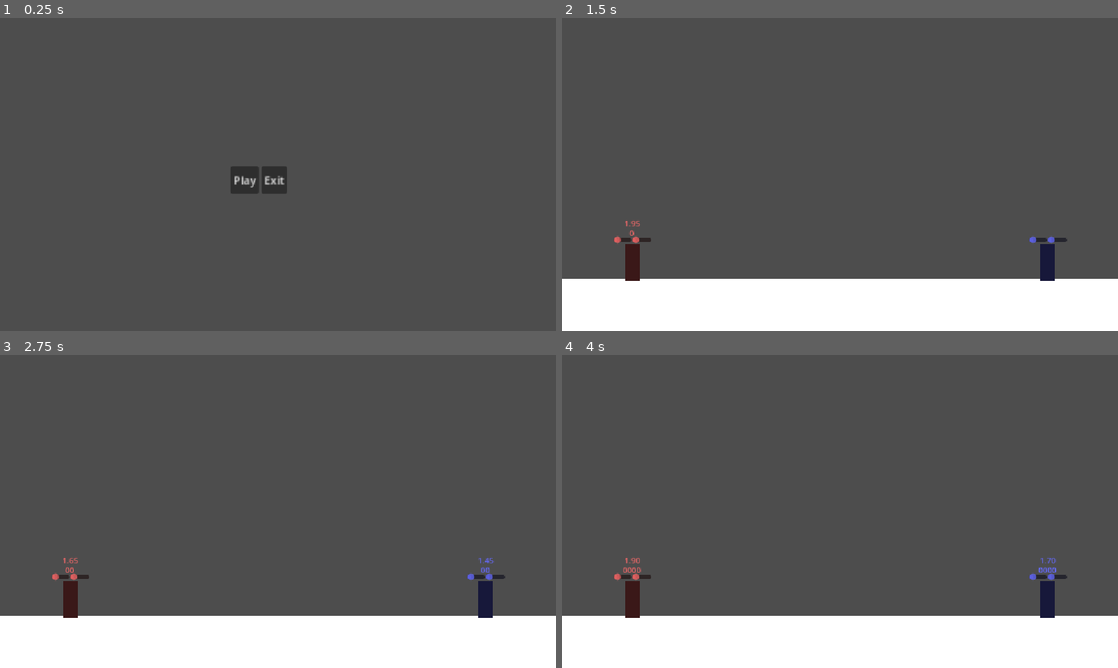
Above: before the commit, frames 1-4 (two rows, left to right).
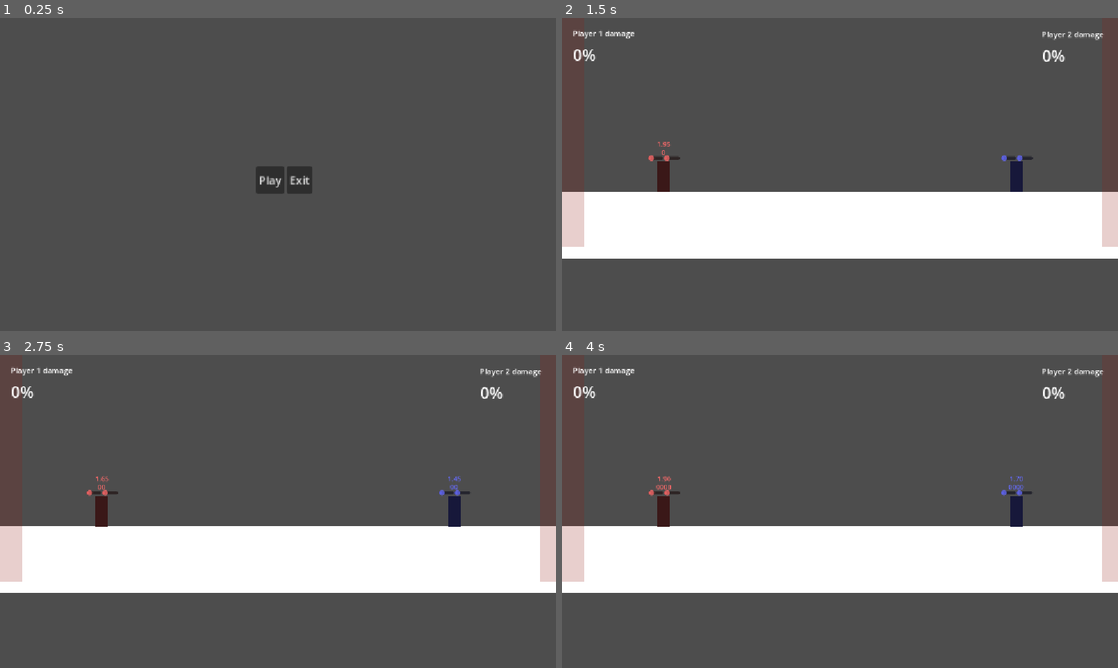
Above: after the commit, the same moments.

Repository: Bolb2019/OneKey
Game: Godot game, scene res://UI/menu.tscn
The game is run twice, just before and just after one commit, with the same random seed, the same clock (stepped at 60 frames per second) and the same inputs.
Inputs (mouse positions are in pixels of both pictures, inside the frame that each line leads up to):
- Up to frame 1 (0.25 s): no input
- Up to frame 2 (1.5 s): click "Play" at 0.5 s; tap Enter at 1.25 s; move the mouse to (962, 158) at 1.27 s; hold Right from 1.28 s (still down); tap Q (OneKey_L) at 1.35 s; click (962, 158) at 1.42 s
- Up to frame 3 (2.75 s): keep holding Right; tap Up at 1.52, 2.27 s; tap N (OneKey_R) at 1.55, 2.1 s; move the mouse to (166, 527) at 2.02 s; tap Q (OneKey_L) at 2.3 s
- Up to frame 4 (4 s): tap Space at 2.75 s; move the mouse to (895, 442) at 2.77 s; release Right at 2.78 s; hold Left 2.78-3.53 s; tap Q (OneKey_L) at 2.85, 3.8 s; tap N (OneKey_R) at 3.05, 3.6 s; tap Enter at 3.5 s; move the mouse to (812, 574) at 3.52 s; hold Right from 3.53 s (still down); click (812, 574) at 3.67 s; tap Up at 3.77 s

The runs differ from the first frame. In frame 1, 0.8% of the frame differs, in the area x 41-57%, y 47-56%; in frame 2, 39%; in frame 3, 39%; in frame 4, 40%, in the area x 0-100%, y 3-100%.

Commit message:
Map and movement/attack changes

Diff:
--- a/Main/Main.tscn
+++ b/Main/Main.tscn
@@ -1,47 +1,131 @@
 [gd_scene format=3 uid="uid://b843qeof3a3fe"]
 
+[ext_resource type="Script" uid="uid://dxv0y2bvbr11d" path="res://Main/camera.gd" id="1_83ytx"]
 [ext_resource type="PackedScene" uid="uid://bhfg834if323s" path="res://Player/Player.tscn" id="1_lxy7q"]
 
 [sub_resource type="RectangleShape2D" id="RectangleShape2D_rxg2q"]
 size = Vector2(4454, 233)
 
+[sub_resource type="RectangleShape2D" id="RectangleShape2D_83ytx"]
+size = Vector2(1541, 2315)
+
+[sub_resource type="RectangleShape2D" id="RectangleShape2D_amygn"]
+size = Vector2(536.5, 2320)
+
+[sub_resource type="LabelSettings" id="LabelSettings_83ytx"]
+font_size = 33
+
 [node name="Node2D" type="Node2D" unique_id=1966251440]
 
-[node name="StaticBody2D" type="StaticBody2D" parent="." unique_id=1377056893]
-position = Vector2(5, 4)
+[node name="Floor" type="StaticBody2D" parent="." unique_id=1377056893]
+position = Vector2(5, -228)
+scale = Vector2(0.7, 0.7)
 
-[node name="ColorRect" type="ColorRect" parent="StaticBody2D" unique_id=49552153]
+[node name="ColorRect" type="ColorRect" parent="Floor" unique_id=49552153]
 offset_left = -2239.0
 offset_top = -117.0
 offset_right = 2222.0
 offset_bottom = 116.0
 metadata/_edit_use_anchors_ = true
 
-[node name="CollisionShape2D" type="CollisionShape2D" parent="StaticBody2D" unique_id=1294998750]
+[node name="CollisionShape2D" type="CollisionShape2D" parent="Floor" unique_id=1294998750]
 position = Vector2(-10, 0)
 shape = SubResource("RectangleShape2D_rxg2q")
 
-[node name="ColorRect2" type="ColorRect" parent="StaticBody2D" unique_id=188453257]
-offset_left = -2573.0
-offset_top = -2251.0
-offset_right = -589.0
-offset_bottom = 78.0
+[node name="Danger" type="Area2D" parent="." unique_id=1230513254]
+position = Vector2(0, -232)
+scale = Vector2(0.7, 0.7)
+
+[node name="ColorRect2" type="ColorRect" parent="Danger" unique_id=188453257]
+offset_left = -2426.0
+offset_top = -2247.0
+offset_right = -876.0
+offset_bottom = 82.0
 color = Color(0.5714965, 0.11769725, 0.093138106, 0.21568628)
 
-[node name="ColorRect3" type="ColorRect" parent="StaticBody2D" unique_id=721507646]
-offset_left = 604.0
-offset_top = -2250.0
-offset_right = 2588.0
-offset_bottom = 79.0
+[node name="ColorRect3" type="ColorRect" parent="Danger" unique_id=721507646]
+offset_left = 938.0
+offset_top = -2246.0
+offset_right = 2593.0
+offset_bottom = 83.0
 color = Color(0.5714965, 0.11769725, 0.093138106, 0.21568628)
 
+[node name="CollisionShape2D2" type="CollisionShape2D" parent="Danger" unique_id=1498050117]
+position = Vector2(-1649.5, -1086)
+shape = SubResource("RectangleShape2D_83ytx")
+
+[node name="CollisionShape2D" type="CollisionShape2D" parent="Danger" unique_id=725987073]
+position = Vector2(1718, -1076)
+shape = SubResource("RectangleShape2D_83ytx")
+
+[node name="Death" type="Area2D" parent="." unique_id=1302523321]
+position = Vector2(0, -232)
+scale = Vector2(0.7, 0.7)
+
+[node name="ColorRect2" type="ColorRect" parent="Death" unique_id=521256749]
+offset_left = -2199.0
+offset_top = -2247.0
+offset_right = -1658.0
+offset_bottom = 82.0
+color = Color(0, 0, 0, 1)
+
+[node name="CollisionShape2D" type="CollisionShape2D" parent="Death" unique_id=710350326]
+position = Vector2(-1932.75, -1084)
+shape = SubResource("RectangleShape2D_amygn")
+
+[node name="ColorRect3" type="ColorRect" parent="Death" unique_id=16730007]
+offset_left = 1644.0
+offset_top = -2257.0
+offset_right = 2185.0
+offset_bottom = 72.0
+color = Color(0, 0, 0, 1)
+
+[node name="CollisionShape2D2" type="CollisionShape2D" parent="Death" unique_id=1186395030]
+position = Vector2(1910.25, -1094)
+shape = SubResource("RectangleShape2D_amygn")
+
 [node name="Camera2D" type="Camera2D" parent="." unique_id=1984285792]
-position = Vector2(13, -330)
+position = Vector2(13, -562)
+script = ExtResource("1_83ytx")
 
-[node name="Player_1" parent="." unique_id=342607079 instance=ExtResource("1_lxy7q")]
+[node name="Player_2" parent="." unique_id=342607079 instance=ExtResource("1_lxy7q")]
 modulate = Color(0.4, 0.41960785, 1, 1)
-position = Vector2(443, -228)
+position = Vector2(447, -450)
 
-[node name="Player_2" parent="." unique_id=959077909 instance=ExtResource("1_lxy7q")]
+[node name="Player_1" parent="." unique_id=959077909 instance=ExtResource("1_lxy7q")]
 modulate = Color(1, 0.41765028, 0.4195392, 1)
-position = Vector2(-418, -221)
+position = Vector2(-418, -453)
+
+[node name="CanvasLayer" type="CanvasLayer" parent="." unique_id=1213274630]
+
+[node name="PLayer1" type="Label" parent="CanvasLayer" unique_id=1623527664]
+offset_left = 22.0
+offset_top = 20.0
+offset_right = 150.0
+offset_bottom = 43.0
+text = "Player 1 damage"
+
+[node name="dmg" type="Label" parent="CanvasLayer/PLayer1" unique_id=930222034]
+layout_mode = 0
+offset_left = 1.0
+offset_top = 33.0
+offset_right = 129.0
+offset_bottom = 56.0
+text = "0%"
+label_settings = SubResource("LabelSettings_83ytx")
+
+[node name="PLayer2" type="Label" parent="CanvasLayer" unique_id=1746968936]
+offset_left = 994.0
+offset_top = 22.0
+offset_right = 1122.0
+offset_bottom = 45.0
+text = "Player 2 damage"
+
+[node name="dmg2" type="Label" parent="CanvasLayer/PLayer2" unique_id=20956554]
+layout_mode = 0
+offset_left = 1.0
+offset_top = 33.0
+offset_right = 129.0
+offset_bottom = 56.0
+text = "0%"
+label_settings = SubResource("LabelSettings_83ytx")
--- /dev/null
+++ b/Main/camera.gd
@@ -0,0 +1,36 @@
+extends Camera2D
+
+@export var min_zoom := 0.2
+@export var max_zoom := 1
+@export var margin := 500.0
+@export var move_speed := 5.0
+@export var zoom_speed := 5.0
+
+@onready var player1 = $"../Player_1"
+@onready var player2 = $"../Player_2"
+
+func _process(delta):
+
+	# Center camera between players
+	var center = (player1.global_position + player2.global_position) / 2.0
+	global_position = global_position.lerp(center, move_speed * delta)
+
+	# Distance between players
+	var distance = player1.global_position - player2.global_position
+	var width = abs(distance.x) + margin
+	var height = abs(distance.y) + margin
+
+	# Size of the game window
+	var viewport_size = get_viewport_rect().size
+
+	# Zoom needed to fit both players
+	var zoom_x = viewport_size.x / width
+	var zoom_y = viewport_size.y / height
+
+	# Use the smaller zoom so both axes fit
+	var target_zoom = min(zoom_x, zoom_y)
+
+	# Clamp so it doesn't zoom too far
+	target_zoom = clamp(target_zoom, min_zoom, max_zoom)
+
+	zoom = zoom.lerp(Vector2(target_zoom, target_zoom), zoom_speed * delta)
--- a/Player/Player.tscn
+++ b/Player/Player.tscn
@@ -1,17 +1,23 @@
 [gd_scene format=3 uid="uid://bhfg834if323s"]
 
-[ext_resource type="Script" path="res://Player/character_body_2d.gd" id="1_xhfnw"]
+[ext_resource type="Script" uid="uid://n5hdmr14ajag" path="res://Player/character_body_2d.gd" id="1_xhfnw"]
 
 [sub_resource type="CapsuleShape2D" id="CapsuleShape2D_kpjcp"]
-radius = 12.0
-height = 72.0
+radius = 15.0
+height = 74.0
+
+[sub_resource type="RectangleShape2D" id="RectangleShape2D_3qydi"]
+size = Vector2(18.000004, 38)
+
+[sub_resource type="RectangleShape2D" id="RectangleShape2D_q3lat"]
+size = Vector2(50, 16)
 
 [node name="CharacterBody2D" type="CharacterBody2D" unique_id=342607079]
 script = ExtResource("1_xhfnw")
 
 [node name="ColorRect" type="ColorRect" parent="." unique_id=187946185]
-offset_left = -15.0
-offset_top = -37.0
+offset_left = -16.0
+offset_top = -38.0
 offset_right = 16.0
 offset_bottom = 38.0
 color = Color(0.22670749, 0.22670749, 0.22670746, 1)
@@ -57,3 +63,56 @@
 [node name="Timer" type="Timer" parent="Use" unique_id=240615571]
 wait_time = 2.0
 one_shot = true
+
+[node name="Attack_L" type="Area2D" parent="." unique_id=337351970]
+visible = false
+position = Vector2(-38, -1)
+
+[node name="ColorRect" type="ColorRect" parent="Attack_L" unique_id=1837930467]
+offset_left = -10.0
+offset_top = -20.0
+offset_right = 9.9955635
+offset_bottom = 20.010605
+
+[node name="CollisionShape2D" type="CollisionShape2D" parent="Attack_L" unique_id=501942704]
+position = Vector2(3.8146973e-06, -0.050444126)
+shape = SubResource("RectangleShape2D_3qydi")
+
+[node name="Attack_R" type="Area2D" parent="." unique_id=1689185971]
+visible = false
+position = Vector2(26, -10)
+
+[node name="ColorRect" type="ColorRect" parent="Attack_R" unique_id=409880044]
+offset_top = -10.0
+offset_right = 19.995564
+offset_bottom = 30.010605
+
+[node name="CollisionShape2D" type="CollisionShape2D" parent="Attack_R" unique_id=1792572864]
+position = Vector2(10.000004, 9.949556)
+shape = SubResource("RectangleShape2D_3qydi")
+
+[node name="Attack_down" type="Area2D" parent="." unique_id=1732967128]
+visible = false
+position = Vector2(0, 56)
+
+[node name="ColorRect" type="ColorRect" parent="Attack_down" unique_id=1781369945]
+offset_left = -26.0
+offset_top = -9.0
+offset_right = 26.0
+offset_bottom = 9.0
+
+[node name="CollisionShape2D" type="CollisionShape2D" parent="Attack_down" unique_id=912500087]
+shape = SubResource("RectangleShape2D_q3lat")
+
+[node name="Attack_up" type="Area2D" parent="." unique_id=1378525180]
+visible = false
+position = Vector2(0, -54)
+
+[node name="ColorRect" type="ColorRect" parent="Attack_up" unique_id=2095486452]
+offset_left = -26.0
+offset_top = -9.0
+offset_right = 26.0
+offset_bottom = 9.0
+
+[node name="CollisionShape2D" type="CollisionShape2D" parent="Attack_up" unique_id=1502140560]
+shape = SubResource("RectangleShape2D_q3lat")
--- a/Player/character_body_2d.gd
+++ b/Player/character_body_2d.gd
@@ -1,15 +1,31 @@
 extends CharacterBody2D
 
-var input = "OneKey_R"
+var input = "OneKey_L"
 
-const MOVE_VELOCITY = 300.0
-const JUMP_VELOCITY = -400.0
+const MOVE_VELOCITY = 350.0
+const JUMP_VELOCITY = -450.0
 const FRICTION = 10
 
 const COMBOS = {
+	#MOVEMENT
+	#--basic--
 	"left": "10",
 	"right": "01",
-	"jump": "010"
+	"jump": "010",
+	#--expert--
+	"left_dash": "10110",
+	"right_dash": "01101",
+	"high_jump": "01110",
+	#--impossible--
+
+	#ATTACKS
+	#--basic--
+	"left_attack": "1000",
+	"right_attack": "0001",
+	"down_attack": "0110",
+	"up_attack": "1001"
+	#--expert--
+	#--impossible--
 }
 
 var Combo_used = ""
@@ -19,9 +35,10 @@
 
 func _ready() -> void:
 	if name == "Player_2":
-		input = "OneKey_L"
+		input = "OneKey_R"
 
 func _physics_process(delta: float) -> void:
+
 	time += delta
 	#Start input
 	if Input.is_action_just_pressed(input):
@@ -84,9 +101,41 @@
 		await get_tree().create_timer(0.1).timeout
 
 func use_combo(action):
+
+	#MOVEMENT
+	#--basic--
 	if action == COMBOS["left"]:
 		velocity.x = -MOVE_VELOCITY
 	if action == COMBOS["right"]:
 		velocity.x = MOVE_VELOCITY
 	if action == COMBOS["jump"]:
 		velocity.y = JUMP_VELOCITY
+	#--expert--
+	if action == COMBOS["left_dash"]:
+		velocity.x = -MOVE_VELOCITY * 2
+	if action == COMBOS["right_dash"]:
+		velocity.x = MOVE_VELOCITY * 1.5
+	if action == COMBOS["high_jump"]:
+		velocity.y = JUMP_VELOCITY * 1.5
+	#--impossible--
+
+	#ATTACKS
+	#--basic--
+	if action == COMBOS["left_attack"]:
+		$Attack_L.visible = true
+		await get_tree().create_timer(0.5).timeout
+		$Attack_L.visible = false
+	if action == COMBOS["right_attack"]:
+		$Attack_R.visible = true
+		await get_tree().create_timer(0.5).timeout
+		$Attack_R.visible = false
+	if action == COMBOS["down_attack"]:
+		$Attack_down.visible = true
+		await get_tree().create_timer(0.5).timeout
+		$Attack_down.visible = false
+	if action == COMBOS["up_attack"]:
+		$Attack_up.visible = true
+		await get_tree().create_timer(0.5).timeout
+		$Attack_up.visible = false
+	#--expert--
+	#--impossible--
--- a/UI/menu.tscn
+++ b/UI/menu.tscn
@@ -13,9 +13,9 @@
 
 [node name="HBoxContainer" type="HBoxContainer" parent="." unique_id=519811619]
 layout_mode = 0
-offset_left = 534.0
+offset_left = 571.0
 offset_top = 302.0
-offset_right = 661.0
+offset_right = 698.0
 offset_bottom = 342.0
 
 [node name="Play" type="Button" parent="HBoxContainer" unique_id=597477533]
Not shown, added: Main/camera.gd.uid
